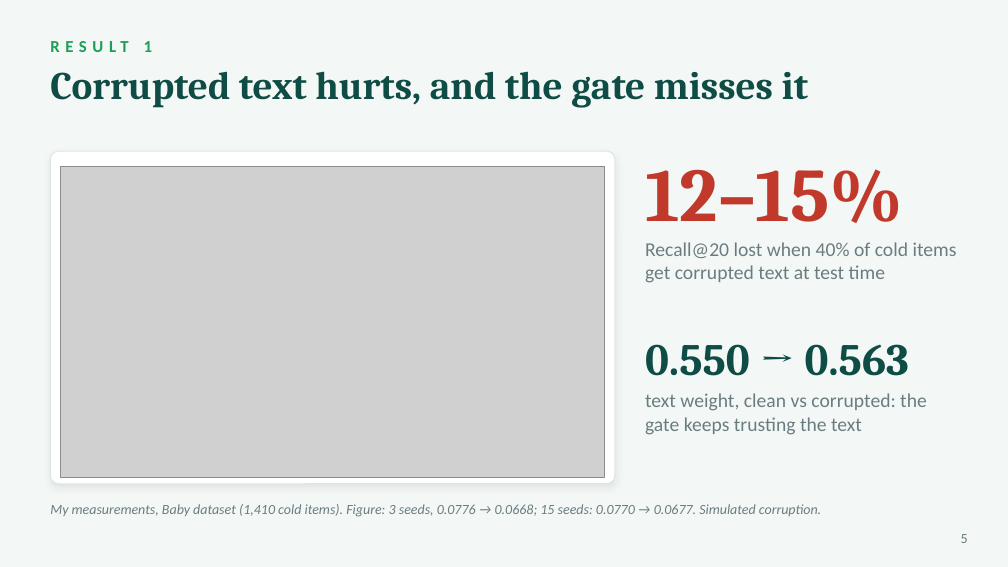
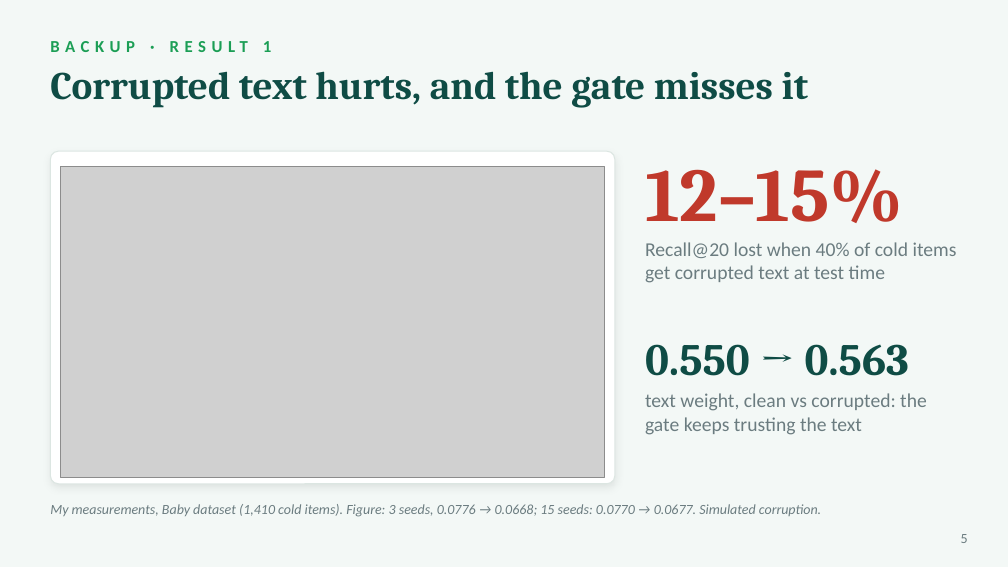
Before and after one commit to karabunar/multimodal-coldstart-recsys-robustness, a slide deck: slide 5 of docs/Karabunar_YZM5110_Presentation_shortened.pptx. Drawn at 1008x567 pixels with LibreOffice and Linux fonts; fonts in the diff are those of the drawing; grey boxes stand for pictures. Boxes give left, top, right and bottom in pixels: in the first picture for what was removed or moved away, otherwise in the second. Text is boxed around its words. In the diff, an @@ line names an element or a change of style, - is before the commit and + after.

```diff
--- a/docs/Karabunar_YZM5110_Presentation_shortened.pptx
+++ b/docs/Karabunar_YZM5110_Presentation_shortened.pptx
@@ text at (x1=50, y1=41, x2=271, y2=52): text changed @@
-RESULT 1
+BACKUP · RESULT 1
```
Also in this commit, not shown: 3 other slides changed, 1 slide added, 2 slides removed.
